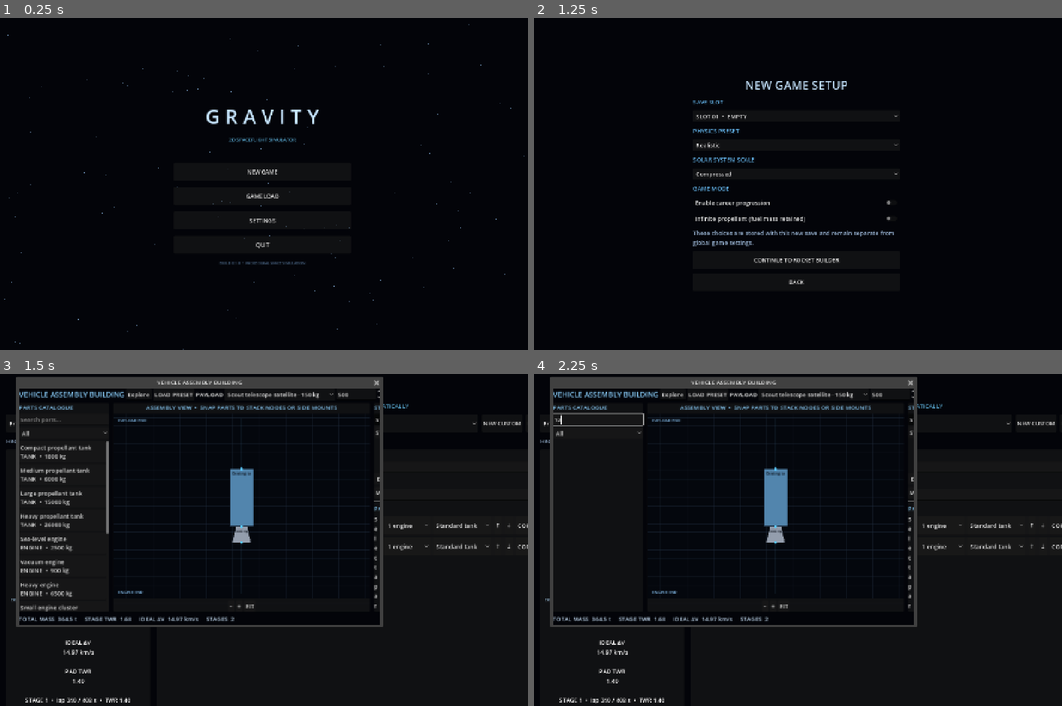
Above: before the commit, frames 1-4 (two rows, left to right).
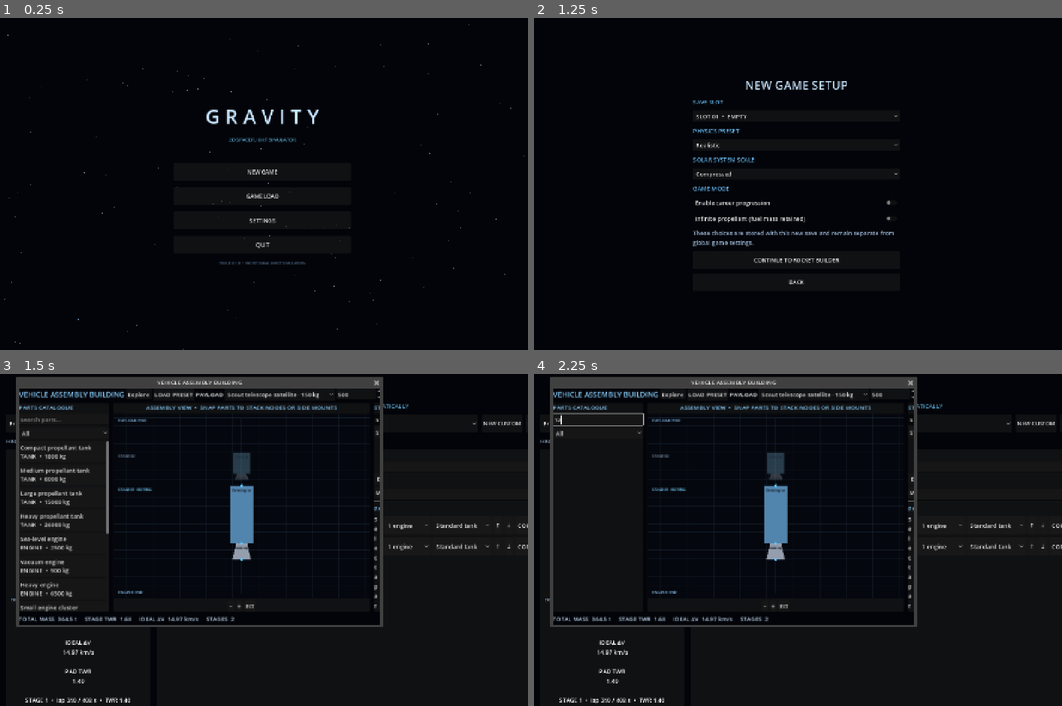
Above: after the commit, the same moments.

Repository: Blagos1195/Gravity-simulator
Game: Godot game, scene res://scenes/main.tscn
Same seed, same stepped clock (60 frames per second), same inputs: the game is played once before the commit and once after it.
Inputs (mouse positions are in pixels of both pictures, inside the frame that each line leads up to):
- Up to frame 1 (0.25 s): no input
- Up to frame 2 (1.25 s): click "NEW GAME" at 0.5 s
- Up to frame 3 (1.5 s): click "CONTINUE TO ROCKET BUILDER" at 1.25 s
- Up to frame 4 (2.25 s): click (597, 420) at 2.02 s; type "12" at 2.1 s

Frames 1-2 are identical in both runs. In frame 3, 0.9% of the frame differs, in the area x 22-49%, y 23-57%; in frame 4, 0.9%.

Commit message:
Show the entire staged rocket in the VAB assembly canvas

Diff:
--- a/Gravity/scripts/rocket_builder.gd
+++ b/Gravity/scripts/rocket_builder.gd
@@ -22,6 +22,8 @@
 	signal component_selected(index: int)
 
 	var stage: Dictionary = {}
+	var design: Dictionary = {}
+	var selected_stage_index := 0
 	var selected_index := -1
 	var zoom := 1.0
 	var _component_rects: Array[Dictionary] = []
@@ -97,34 +99,50 @@
 			draw_line(Vector2(0.0, py), Vector2(size.x, py), Color(0.12, 0.17, 0.24, 0.5), 1.0)
 		var center_x := size.x * 0.5
 		draw_line(Vector2(center_x, 12.0), Vector2(center_x, size.y - 12.0), Color(0.3, 0.58, 0.8, 0.55), 1.2)
-		var components: Array = stage.get("components", [])
-		var axial: Array[Dictionary] = []
+		var stages: Array = design.get("stages", [])
+		if stages.is_empty():
+			draw_string(ThemeDB.fallback_font, Vector2(20.0, size.y * 0.5), "DRAG PARTS FROM THE CATALOGUE TO BEGIN", HORIZONTAL_ALIGNMENT_LEFT, -1, 13, Color(0.55, 0.72, 0.86))
+			return
 		var total_length := 0.0
+		var max_radius := 0.5
+		for stage_data in stages:
+			for component in stage_data.get("components", []):
+				if str(component.get("attachment", "stack")) == "radial":
+					continue
+				total_length += maxf(0.5, float(component.get("length_m", 1.0)))
+				max_radius = maxf(max_radius, float(component.get("collision_radius_m", 1.0)))
+		var gap := 16.0 * zoom
+		var scale := minf(zoom * 5.0, (size.y - 72.0 - gap * float(maxi(0, stages.size() - 1))) / maxf(1.0, total_length))
+		var total_height := total_length * scale + gap * float(maxi(0, stages.size() - 1))
+		var current_y := (size.y - total_height) * 0.5
+		var width_scale := minf(15.0 * zoom, maxf(4.0, (size.x * 0.22) / max_radius))
+		for stage_index in range(stages.size() - 1, -1, -1):
+			var stage_data: Dictionary = stages[stage_index]
+			draw_string(ThemeDB.fallback_font, Vector2(12.0, current_y + 14.0), "STAGE %02d%s" % [stage_index + 1, "  EDITING" if stage_index == selected_stage_index else ""], HORIZONTAL_ALIGNMENT_LEFT, -1, 10, Color(0.48, 0.82, 1.0) if stage_index == selected_stage_index else Color(0.48, 0.58, 0.68))
+			current_y = _draw_stage(stage_data, stage_index, center_x, current_y, scale, width_scale, max_radius, stage_index == selected_stage_index)
+			if stage_index > 0:
+				draw_line(Vector2(center_x - max_radius * width_scale - 24.0, current_y + gap * 0.5), Vector2(center_x + max_radius * width_scale + 24.0, current_y + gap * 0.5), Color(0.85, 0.55, 0.28, 0.75), 1.5)
+				current_y += gap
+		draw_string(ThemeDB.fallback_font, Vector2(12.0, 22.0), "PAYLOAD END", HORIZONTAL_ALIGNMENT_LEFT, -1, 11, Color(0.5, 0.72, 0.9))
+		draw_string(ThemeDB.fallback_font, Vector2(12.0, size.y - 12.0), "ENGINE END", HORIZONTAL_ALIGNMENT_LEFT, -1, 11, Color(0.5, 0.72, 0.9))
+
+	func _draw_stage(stage_data: Dictionary, stage_index: int, center_x: float, start_y: float, scale: float, width_scale: float, max_radius: float, editable: bool) -> float:
+		var components: Array = stage_data.get("components", [])
+		var current_y := start_y
+		var axial_centers: Dictionary = {}
 		for index in range(components.size()):
 			var component: Dictionary = components[index]
 			if str(component.get("attachment", "stack")) == "radial":
 				continue
-			axial.append({"index": index, "component": component})
-			total_length += maxf(0.5, float(component.get("length_m", 1.0)))
-		var scale := minf(zoom * 5.0, (size.y - 72.0) / maxf(1.0, total_length))
-		var total_height := total_length * scale
-		var current_y := (size.y - total_height) * 0.5
-		var max_radius := 0.5
-		var axial_centers: Dictionary = {}
-		for item in axial:
-			max_radius = maxf(max_radius, float(item.component.get("collision_radius_m", 1.0)))
-		var width_scale := minf(15.0 * zoom, maxf(4.0, (size.x * 0.22) / max_radius))
-		for item in axial:
-			var index := int(item.index)
-			var component: Dictionary = item.component
 			var height := maxf(12.0, float(component.get("length_m", 1.0)) * scale)
 			var half_width := clampf(float(component.get("collision_radius_m", 1.0)) * width_scale, 9.0, size.x * 0.2)
 			var rect := Rect2(Vector2(center_x - half_width, current_y), Vector2(half_width * 2.0, height))
-			_draw_part(rect, component, index == selected_index)
-			_component_rects.append({"index": index, "rect": rect})
+			_draw_part(rect, component, editable and index == selected_index, 1.0 if editable else 0.34)
 			axial_centers[index] = rect.get_center().y
-			draw_circle(Vector2(center_x, rect.position.y), 4.0, Color(0.35, 0.78, 1.0))
-			draw_circle(Vector2(center_x, rect.end.y), 4.0, Color(0.35, 0.78, 1.0))
+			if editable:
+				_component_rects.append({"index": index, "rect": rect})
+				draw_circle(Vector2(center_x, rect.position.y), 4.0, Color(0.35, 0.78, 1.0))
+				draw_circle(Vector2(center_x, rect.end.y), 4.0, Color(0.35, 0.78, 1.0))
 			current_y += height
 		for index in range(components.size()):
 			var component: Dictionary = components[index]
@@ -132,21 +150,21 @@
 				continue
 			var height := maxf(16.0, float(component.get("length_m", 6.0)) * scale)
 			var width := maxf(14.0, float(component.get("collision_radius_m", 1.0)) * width_scale * 0.85)
+			var mount_index := int(component.get("mount_index", -1))
+			var y := float(axial_centers.get(mount_index, start_y + (current_y - start_y) * 0.5)) - height * 0.5
+			var offset := max_radius * width_scale + width * 0.9 + 12.0
 			var side := int(component.get("side", 1))
 			var mirrored := bool(component.get("mirror", true))
-			var mount_index := int(component.get("mount_index", -1))
-			var y := float(axial_centers.get(mount_index, size.y * 0.5)) - height * 0.5
-			var offset := max_radius * width_scale + width * 0.9 + 12.0
 			var sides: Array = [-1, 1] if mirrored else [side]
 			for direction in sides:
 				var rect := Rect2(Vector2(center_x + float(direction) * offset - width * 0.5, y), Vector2(width, height))
-				_draw_part(rect, component, index == selected_index)
-				_component_rects.append({"index": index, "rect": rect})
-				draw_line(Vector2(center_x + float(direction) * max_radius * width_scale, y + height * 0.5), Vector2(center_x + float(direction) * (offset - width * 0.5), y + height * 0.5), Color(0.6, 0.72, 0.84), 2.0)
-		draw_string(ThemeDB.fallback_font, Vector2(12.0, 22.0), "PAYLOAD END", HORIZONTAL_ALIGNMENT_LEFT, -1, 11, Color(0.5, 0.72, 0.9))
-		draw_string(ThemeDB.fallback_font, Vector2(12.0, size.y - 12.0), "ENGINE END", HORIZONTAL_ALIGNMENT_LEFT, -1, 11, Color(0.5, 0.72, 0.9))
-
-	func _draw_part(rect: Rect2, component: Dictionary, selected: bool) -> void:
+				_draw_part(rect, component, editable and index == selected_index, 1.0 if editable else 0.34)
+				if editable:
+					_component_rects.append({"index": index, "rect": rect})
+				draw_line(Vector2(center_x + float(direction) * max_radius * width_scale, y + height * 0.5), Vector2(center_x + float(direction) * (offset - width * 0.5), y + height * 0.5), Color(0.6, 0.72, 0.84, 1.0 if editable else 0.34), 2.0)
+		return current_y
+
+	func _draw_part(rect: Rect2, component: Dictionary, selected: bool, opacity: float = 1.0) -> void:
 		var color := Color(0.42, 0.62, 0.76)
 		var rgb: Variant = component.get("color_rgb", component.get("visual_color_rgb", []))
 		if rgb is Array and rgb.size() == 3:
@@ -162,9 +180,9 @@
 				polygon = PackedVector2Array([rect.position + Vector2(rect.size.x * 0.5, 0.0), rect.position + Vector2(rect.size.x, …(184 unchanged characters)…
 			_:
 				polygon = PackedVector2Array([rect.position, rect.position + Vector2(rect.size.x, 0.0), rect.end, rect.position + Vector2(0.0, rect.size.y)])
-		draw_colored_polygon(polygon, color)
-		draw_rect(rect, Color(0.65, 0.84, 1.0) if selected else Color(0.12, 0.18, 0.25), false, 2.0 if selected else 1.0)
-		draw_string(ThemeDB.fallback_font, rect.position + Vector2(4.0, minf(16.0, rect.size.y - 2.0)), str(component.get("label", component.get("id", "PART"))), HORIZONTAL_ALIGNMENT_LEFT, rect.size.x - 8.0, 10, Color(0.04, 0.06, 0.09))
+		draw_colored_polygon(polygon, Color(color.r, color.g, color.b, opacity))
+		draw_rect(rect, Color(0.65, 0.84, 1.0, opacity) if selected else Color(0.12, 0.18, 0.25, opacity), false, 2.0 if selected else 1.0)
+		draw_string(ThemeDB.fallback_font, rect.position + Vector2(4.0, minf(16.0, rect.size.y - 2.0)), str(component.get("label", component.get("id", "PART"))), HORIZONTAL_ALIGNMENT_LEFT, rect.size.x - 8.0, 10, Color(0.04, 0.06, 0.09, opacity))
 
 var design: Dictionary = {}
 var selected_stage_index := 0
@@ -475,6 +493,8 @@
 	if not is_instance_valid(_canvas):
 		return
 	_canvas.stage = _current_stage()
+	_canvas.design = design
+	_canvas.selected_stage_index = selected_stage_index
 	_canvas.selected_index = selected_component_index
 	_canvas.set_meta("mirror_enabled", mirror_enabled)
 	_canvas.queue_redraw()
@@ -829,6 +849,8 @@
 		_refresh()
 	else:
 		_canvas.stage = _current_stage()
+		_canvas.design = design
+		_canvas.selected_stage_index = selected_stage_index
 		_canvas.queue_redraw()
 		_refresh_stats()
 	_emit_design()
